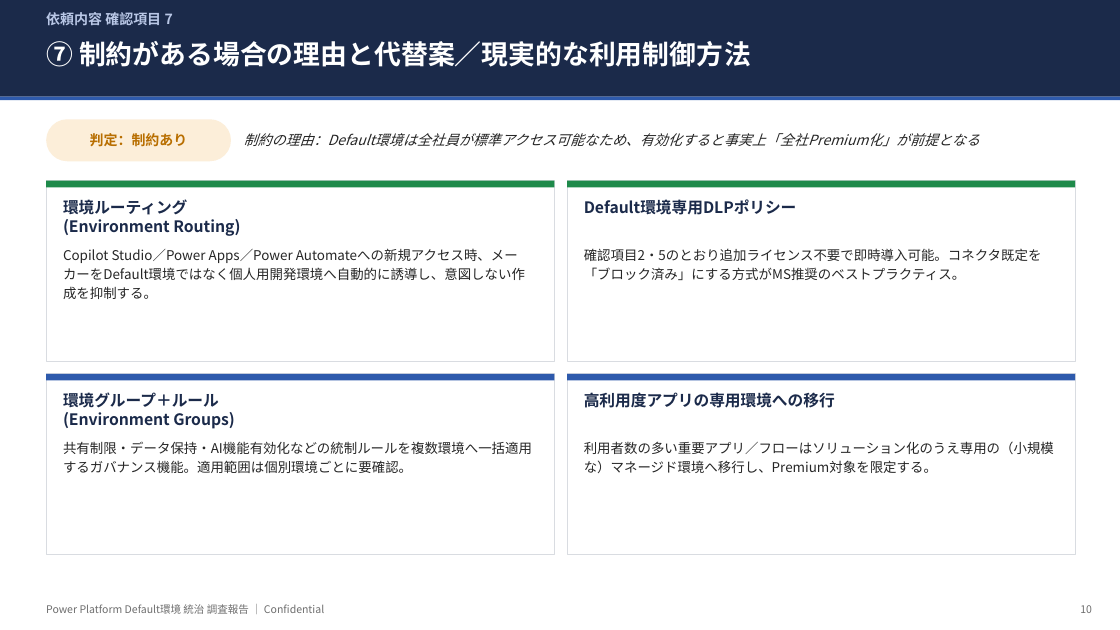
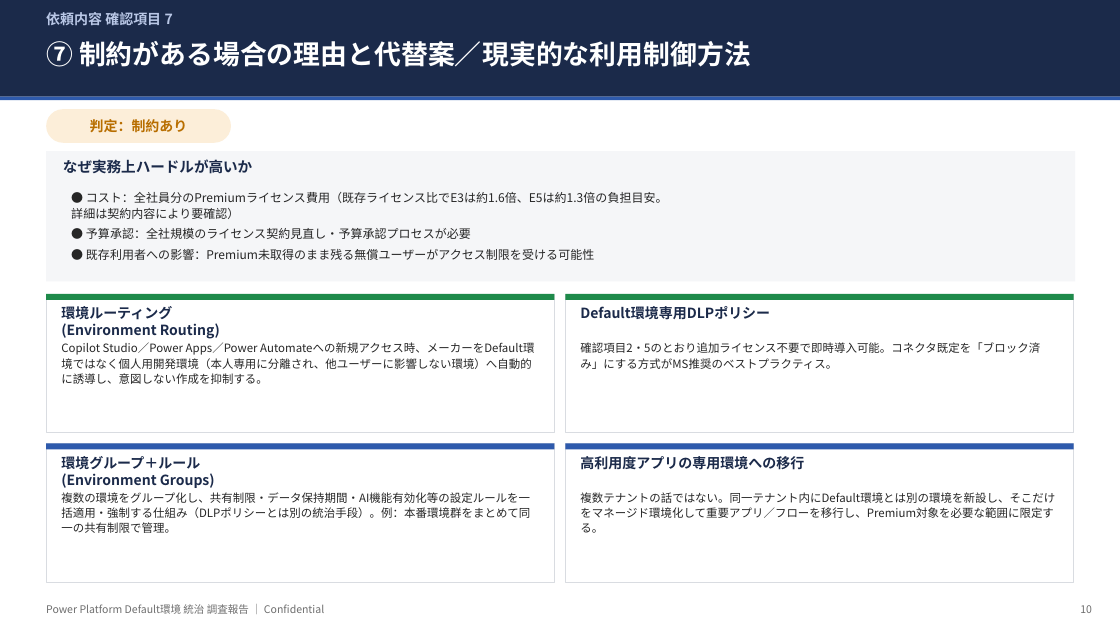
Before and after one commit to takuyanakamura881awc-beep/awc-naka881-repo, a slide deck: slide 10 of docs/PowerPlatform_DefaultEnv_Governance_Report.pptx. Drawn at 1120x630 pixels with LibreOffice and Linux fonts; fonts in the diff are those of the drawing. Boxes give left, top, right and bottom in pixels: in the first picture for what was removed or moved away, otherwise in the second. Text is boxed around its words. In the diff, an @@ line names an element or a change of style, - is before the commit and + after.

```diff
--- a/docs/PowerPlatform_DefaultEnv_Governance_Report.pptx
+++ b/docs/PowerPlatform_DefaultEnv_Governance_Report.pptx
@@ rounded rectangle "判定：制約あり" resized from (x1=46, y1=119, x2=231, y2=161) to (x1=46, y1=109, x2=231, y2=143) @@
@@ text removed at (x1=244, y1=133, x2=980, y2=147) @@
-制約の理由：Default環境は全社員が標準アクセス可能なため、有効化すると事実上「全社Premium化」が前提となる
@@ rectangle added at (x1=46, y1=151, x2=1075, y2=281), fill #F5F6F8 @@
@@ text added at (x1=63, y1=159, x2=252, y2=174), 12.5 pt, text #1B2A4A, bold @@
+なぜ実務上ハードルが高いか
@@ text added at (x1=71, y1=192, x2=668, y2=260), 10.3 pt, text #262626 @@
+● コスト：全社員分のPremiumライセンス費用（既存ライセンス比でE3は約1.6倍、E5は約1.3倍の負担目安。
+詳細は契約内容により要確認）
+● 予算承認：全社規模のライセンス契約見直し・予算承認プロセスが必要
+● 既存利用者への影響：Premium未取得のまま残る無償ユーザーがアクセス制限を受ける可能性
@@ rectangle resized from (x1=46, y1=181, x2=555, y2=361) to (x1=46, y1=294, x2=555, y2=433) @@
@@ rectangle moved from (x1=46, y1=181, x2=555, y2=187) to (x1=46, y1=294, x2=555, y2=300) @@
@@ rectangle resized from (x1=567, y1=181, x2=1075, y2=361) to (x1=565, y1=294, x2=1074, y2=433) @@
@@ rectangle moved from (x1=567, y1=181, x2=1075, y2=187) to (x1=565, y1=294, x2=1074, y2=300) @@
@@ text "環境ルーティング" moved from (x1=63, y1=199, x2=240, y2=236) to (x1=61, y1=306, x2=220, y2=339) @@
@@ size 13.5 to 12 pt in 4 elements at (x1=61, y1=456, x2=215, y2=488), (x1=580, y1=456, x2=804, y2=470), (x1=61, y1=306, x2=220, y2=339), (x1=580, y1=306, x2=770, y2=320) @@
@@ text "Default環境専用DLPポリシー" moved from (x1=584, y1=199, x2=797, y2=215) to (x1=580, y1=306, x2=770, y2=320) @@
@@ text at (x1=61, y1=342, x2=534, y2=384): text changed; size 11.5 to 9.8 pt @@
-Copilot Studio／Power Apps／Power Automateへの新規アクセス時、メーカーをDefault環境ではなく個人用開発環境へ自動的に誘導し、意図しない作成を抑制する。
+Copilot Studio／Power Apps／Power Automateへの新規アクセス時、メーカーをDefault環境ではなく個人用開発環境（本人専用に分離され、他ユーザーに影響しない環境）へ自動的に誘導し、意図しない作成を抑制する。
@@ text "確認項目2・5のとおり追加ライセンス不要で即時導入可能。コネクタ既定を「ブロック済み」にする方式がMS推奨のベストプラク ..." moved from (x1=584, y1=248, x2=1042, y2=280) to (x1=580, y1=342, x2=1040, y2=369) @@
@@ text "確認項目2・5のとおり追加ライセンス不要で即時導入可能。コネクタ既定を「ブロック済み」にする方式がMS推奨のベストプラク ..." at (x1=580, y1=342, x2=1040, y2=369): size 11.5 to 9.8 pt; line spacing 1.2 to 1.1 @@
@@ rectangle resized from (x1=46, y1=374, x2=555, y2=555) to (x1=46, y1=444, x2=555, y2=582) @@
@@ rectangle moved from (x1=46, y1=374, x2=555, y2=381) to (x1=46, y1=444, x2=555, y2=450) @@
@@ rectangle resized from (x1=567, y1=374, x2=1075, y2=555) to (x1=565, y1=444, x2=1074, y2=582) @@
@@ rectangle moved from (x1=567, y1=374, x2=1075, y2=381) to (x1=565, y1=444, x2=1074, y2=450) @@
@@ text "環境グループ＋ルール" moved from (x1=63, y1=392, x2=234, y2=429) to (x1=61, y1=456, x2=215, y2=488) @@
@@ text "高利用度アプリの専用環境への移行" moved from (x1=584, y1=392, x2=835, y2=408) to (x1=580, y1=456, x2=804, y2=470) @@
@@ text at (x1=61, y1=492, x2=530, y2=533): text changed; size 11.5 to 9.8 pt @@
-共有制限・データ保持・AI機能有効化などの統制ルールを複数環境へ一括適用するガバナンス機能。適用範囲は個別環境ごとに要確認。
+複数の環境をグループ化し、共有制限・データ保持期間・AI機能有効化等の設定ルールを一括適用・強制する仕組み（DLPポリシーとは別の統治手段）。例：本番環境群をまとめて同一の共有制限で管理。
@@ text at (x1=580, y1=492, x2=1055, y2=533): text changed; size 11.5 to 9.8 pt @@
-利用者数の多い重要アプリ／フローはソリューション化のうえ専用の（小規模な）マネージド環境へ移行し、Premium対象を限定する。
+複数テナントの話ではない。同一テナント内にDefault環境とは別の環境を新設し、そこだけをマネージド環境化して重要アプリ／フローを移行し、Premium対象を必要な範囲に限定する。
```
Also in this commit, not shown: 12 other slides changed, 1 slide added.
